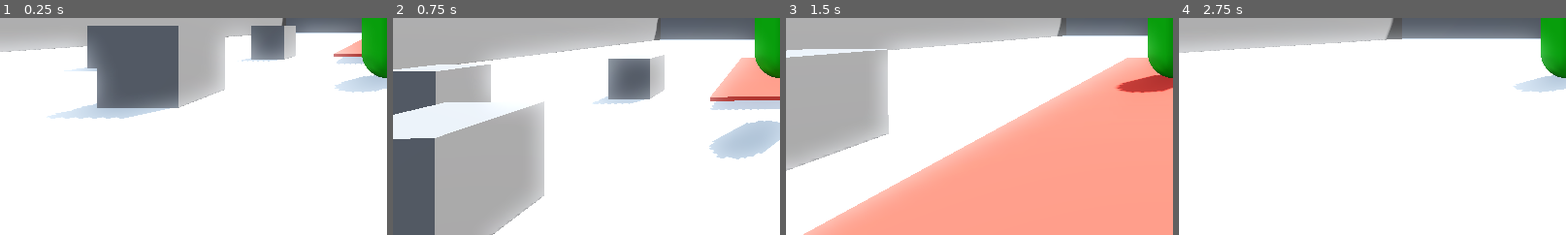
Above: before the commit, frames 1-4 (left to right).
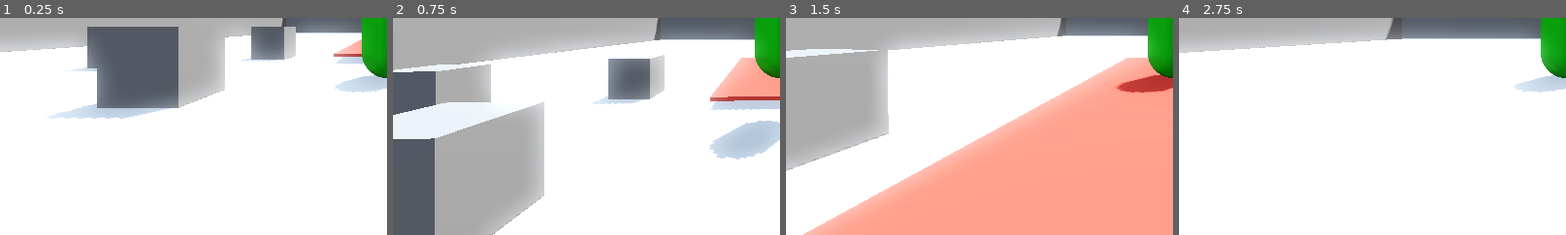
Above: after the commit, the same moments.

Repository: TylerPederson/effort
Game: Godot game, scene res://sandbox_level.tscn
The game is run twice, just before and just after one commit, with the same random seed, the same clock (stepped at 60 frames per second) and the same inputs. Sound files missing from this copy of the repository are replaced by a short silence.
Inputs (mouse positions are % of the whole screen's width and height, from its top left):
- Up to frame 1 (0.25 s): no input
- Up to frame 2 (0.75 s): tap Enter (ui_accept) at 0.5 s; move the mouse to (55, 50) at 0.52 s; hold Up (ui_up) from 0.53 s (still down); tap E (interact) at 0.6 s; click (55, 50) at 0.67 s
- Up to frame 3 (1.5 s): keep holding Up (ui_up); tap Enter (ui_accept) at 0.77 s; move the mouse to (45, 50) at 1.27 s; tap E (interact) at 1.35 s; click (45, 50) at 1.42 s
- Up to frame 4 (2.75 s): keep holding Up (ui_up); tap Enter (ui_accept) at 1.52 s; move the mouse to (52, 48) at 2.02 s; tap E (interact) at 2.1 s; click (52, 48) at 2.17 s
The pictures show only the part of the screen within x 0-50%, y 48-98%; the shares and areas given below are measured in that part.

The runs differ from the first frame. In frame 1, 0.2% of the frame differs, in the area x 22-77%, y 3-5%; in frame 2, 0.1%; in frame 3, less than 0.1%; in frame 4, nothing differs.

Commit message:
Drag/Drop and Context Menus
- Created "Interaction Controller" Scene attached to the player scene, all interaction code (e.g picking up items and playing pick up sound effects) is handled by this scene/script instead of the player script itself. Similar to how the inventory Controller handles inventory processes
- Added "Item Interact" Scene attached to items as a node to handle all processes when the item is picked up (e.g emitting a signal when the item is picked up)
- Implemented drag and drop system to move inventory items to other slots
- Implemented Context Menus when an inventory object is right-clicked
- Implemented structure for using/dropping items from the item context menu
- Added structure to implement double-click to items (using the first clickable option of the context menu: use, view, drop, etc.)
- Raycast now turns along with the camera for ease-of-access

TODO:
- Implement Dropping items back into the playable scene
- Implement using/viewing/equipping items
- Implement equipment/pocket slots
- block out inventory style based on game SRS/GDD

Diff:
--- /dev/null
+++ b/Inventory/Controllers/interaction_controller.gd
@@ -0,0 +1,94 @@
+extends Node
+
+@onready var raycast: RayCast3D = $"../RayCast3D"
+@onready var inventory_controller: Node = %"Inventory Controller/CanvasLayer/Inventory UI"
+
+var inv_open : bool = false
+
+signal invent_on_item_collected(item)
+
+func _ready() -> void:
+	invent_on_item_collected.connect(inventory_controller.pickup_item)
+
+func _physics_process(_delta: float) -> void:
+	try_taking_item()
+
+func _input(_event: InputEvent) -> void:
+	# Handle Inventory Opening/Closing
+	if Input.is_action_just_pressed("inventory"):
+		if not inv_open:
+			inventory_controller.visible = true
+			Input.set_mouse_mode(Input.MOUSE_MODE_VISIBLE)
+			# Here we would disable things that use the mouse, like looking around
+			# or interacting / attacking, would depending on ho the final Player camera is set up
+			inv_open = true
+		else:
+			inventory_controller.visible = false
+			Input.set_mouse_mode(Input.MOUSE_MODE_CAPTURED)
+			# Here we would re-enable whatever was disabled above
+			inv_open = false
+
+# Handles interaction using RayCast3D
+# Object must have "ItemInteract" to be an item that is interactable
+# "ItemInteract" holds item/action data
+func try_taking_item() -> void:
+	if !Input.is_action_just_pressed("interact"):
+		return
+	if !raycast.is_colliding():
+		print("not colliding!")
+		return
+	print("Raycast Collided!")
+
+	var obj = find_interaction_component(raycast.get_collider())
+
+	if obj == null:
+		print("This is not an item!")
+		return
+	print("object is an item!")
+
+	if !obj.has_method("interact"):
+		print("Item cannot be picked up!")
+		return
+	print(obj.name)
+	obj.item_collected.connect(_on_item_collected)
+	print("signal connected")
+	obj.interact()
+
+# Signal emmited when item is picked up
+func _on_item_collected(item: Node):
+	print("Collected Item: ", item)
+
+	var ic = find_interaction_component(item)
+	if not ic:
+		return
+
+	# Add item to player inventory
+	add_item_to_inventory(ic.item_data)
+	# play item pickup sound effect
+	play_sound_effect(ic.collect_sound_effect)
+	# delete item from 3D world
+	item.queue_free()
+
+# Handles adding Item to Inventory
+func add_item_to_inventory(Item_data: ItemData) -> void:
+	if Item_data != null:
+		invent_on_item_collected.emit(Item_data)
+		return
+
+	print("No item data found")
+
+# Handles playing the pickup sound affect of a given item
+func play_sound_effect(sound_effect: AudioStream) -> void:
+	if not sound_effect:
+		return
+
+	var audio_player := AudioStreamPlayer.new()
+	add_child(audio_player)
+	audio_player.stream = sound_effect
+
+	audio_player.finished.connect(audio_player.queue_free)
+	audio_player.play()
+
+# Handles finding the "ItemInteract" nodes of objects
+func find_interaction_component(object: Node) -> Node:
+	return object.get_node("ItemInteract")
--- /dev/null
+++ b/Inventory/Controllers/interaction_controller.tscn
@@ -0,0 +1,6 @@
+[gd_scene load_steps=2 format=3 uid="uid://5ajj6hvux3jy"]
+
+[ext_resource type="Script" uid="uid://dlawklgnhjs6a" path="res://Inventory/Controllers/interaction_controller.gd" id="1_v60n4"]
+
+[node name="InteractionController" type="Node"]
+script = ExtResource("1_v60n4")
--- /dev/null
+++ b/Inventory/Controllers/inventory_controller.gd
@@ -0,0 +1,123 @@
+extends Control
+class_name InventoryController
+
+# Inventory Variables
+@onready var inventory_grid: GridContainer = %GridContainer
+@onready var context_menu: PopupMenu = PopupMenu.new()
+
+var inventory_slot_prefab: PackedScene = load("res://Inventory/inventory_slot.tscn")
+
+var item_slot_count: int = 35
+var inventory_slots: Array[InventorySlot] = []
+var inventory_full: bool = false
+
+func _ready() -> void:
+	# add Inventory slots to the inventory grid and slorts array
+	for i in item_slot_count:
+		var slot = inventory_slot_prefab.instantiate() as InventorySlot
+		inventory_grid.add_child(slot)
+		slot.inventory_slot_id = i
+		slot.on_item_swapped.connect(_on_item_swapped_on_slot)
+		slot.on_item_double_clicked.connect(_on_item_double_clicked)
+		slot.on_item_right_clicked.connect(_on_item_right_clicked)
+		inventory_slots.append(slot)
+
+	add_child(context_menu)
+	context_menu.connect("id_pressed", Callable(self, "_on_context_menu_selected"))
+
+# Checks if there is an available slot for an item to go into
+func has_free_slot() -> bool:
+	for slot in inventory_slots:
+		if slot.slot_data == null:
+			return true
+	return false
+
+# Handles adding an item into the item slot and determining empty slots
+func pickup_item(item_data: ItemData) -> void:
+	for slot in inventory_slots:
+		if not slot.slot_filled:
+			slot.fill_slot(item_data)
+			inventory_full = not has_free_slot()
+			return
+	inventory_full = true
+
+func _on_item_swapped_on_slot(from_slot_id: int, to_slot_id:int) -> void:
+	var to_slot_item: ItemData = inventory_slots[to_slot_id].slot_data
+	var from_slot_item: ItemData = inventory_slots[from_slot_id].slot_data
+	inventory_slots[to_slot_id].fill_slot(from_slot_item)
+	inventory_slots[from_slot_id].fill_slot(to_slot_item)
+
+func _on_item_double_clicked(slot_id) -> void:
+	var slot: InventorySlot = inventory_slots[slot_id]
+	if not slot.slot_data:
+		return
+
+	match get_item_action_type(slot.slot_data):
+		ActionData.ActionType.CONSUMABLE:
+			return #use thing
+		ActionData.ActionType.EQUIPMENT:
+			return # equip thing
+		ActionData.ActionType.INSPECT:
+			return # inspect thing
+
+func _on_item_right_clicked(slot_id) -> void:
+	var slot: InventorySlot = inventory_slots[slot_id]
+	if not slot.slot_data:
+		return
+
+	context_menu.clear()
+	match get_item_action_type(slot.slot_data):
+		ActionData.ActionType.CONSUMABLE:
+			context_menu.add_item("Use", 0)
+			context_menu.add_item("Drop", 1)
+		ActionData.ActionType.EQUIPMENT:
+			context_menu.add_item("Equip", 0)
+			context_menu.add_item("Drop", 1)
+		ActionData.ActionType.INSPECT:
+			context_menu.add_item("View", 0)
+			context_menu.add_item("Drop", 1)
+
+	context_menu.set_meta("slot_id", slot_id)
+	var mouse_pos: Vector2 = get_viewport().get_mouse_position()
+	var rect: Rect2i = Rect2i(mouse_pos.floor(), Vector2i(1,1))
+	context_menu.popup(rect)
+
+
+func _on_context_menu_selected(id: int) -> void:
+	var slot_id = context_menu.get_meta("slot_id")
+	var slot: InventorySlot = inventory_slots[slot_id]
+
+	if not slot.slot_data:
+		return
+
+	match get_item_action_type(slot.slot_data):
+		ActionData.ActionType.CONSUMABLE:
+			match id:
+				0:
+					# use_collectable return
+					return
+				1:
+					# drop_collectable return
+					return
+		ActionData.ActionType.EQUIPMENT:
+			match id:
+				0:
+					# equip_collectable return
+					return
+				1:
+					# drop_collectable return
+					return
+		ActionData.ActionType.INSPECT:
+			match id:
+				0:
+					# view_collectable return
+					return
+				1:
+					# drop_collectable return
+					return
+
+func get_item_action_type(item_data: ItemData) -> ActionData.ActionType:
+	if item_data == null or item_data.item_prefab == null:
+		return ActionData.ActionType.INVALID
+
+	return item_data.action_data.action_type
--- a/Inventory/inventory_controller.tscn
+++ b/Inventory/Controllers/inventory_controller.tscn
@@ -1,6 +1,6 @@
 [gd_scene load_steps=3 format=3 uid="uid://cuonab4cx0tiy"]
 
-[ext_resource type="Script" uid="uid://beno7a8uf42k0" path="res://Inventory/inventory_controller.gd" id="1_r6q0g"]
+[ext_resource type="Script" uid="uid://beno7a8uf42k0" path="res://Inventory/Controllers/inventory_controller.gd" id="1_2clvf"]
 
 [sub_resource type="StyleBoxFlat" id="StyleBoxFlat_7spk5"]
 content_margin_left = 0.0
@@ -32,7 +32,7 @@
 anchor_bottom = 1.0
 grow_horizontal = 2
 grow_vertical = 2
-script = ExtResource("1_r6q0g")
+script = ExtResource("1_2clvf")
 
 [node name="Panel" type="Panel" parent="CanvasLayer/Inventory UI"]
 custom_minimum_size = Vector2(100, 100)
@@ -67,4 +67,4 @@
 layout_mode = 2
 size_flags_horizontal = 4
 size_flags_vertical = 4
-columns = 5
+columns = 7
--- a/Inventory/item_interact.gd
+++ b/Inventory/Controllers/item_interact.gd
@@ -5,6 +5,10 @@
 
 signal item_collected(item: Node)
 
+func _ready() -> void:
+	var scene_path = get_parent().scene_file_path
+	item_data.item_prefab = load(scene_path)
+
 # Called when item is interacted with
 func interact() -> void:
 	print("singal emitted")
--- /dev/null
+++ b/Inventory/Controllers/item_interact.tscn
@@ -0,0 +1,6 @@
+[gd_scene load_steps=2 format=3 uid="uid://vei5oj44pyjd"]
+
+[ext_resource type="Script" uid="uid://cqu2ni3xiygu3" path="res://Inventory/Controllers/item_interact.gd" id="1_q83so"]
+
+[node name="ItemInteract" type="Node"]
+script = ExtResource("1_q83so")
--- a/Inventory/Items/test_item.tscn
+++ b/Inventory/Items/test_item.tscn
@@ -1,6 +1,6 @@
 [gd_scene load_steps=10 format=3 uid="uid://wwkycn4pfa1g"]
 
-[ext_resource type="PackedScene" uid="uid://vei5oj44pyjd" path="res://Inventory/item_interact.tscn" id="1_skauc"]
+[ext_resource type="PackedScene" uid="uid://vei5oj44pyjd" path="res://Inventory/Controllers/item_interact.tscn" id="1_skauc"]
 [ext_resource type="Texture2D" uid="uid://v2qp0scpj4s8" path="res://Inventory/Items/Icons/TestItemIcon.png" id="2_d8khe"]
 [ext_resource type="Script" uid="uid://do0rwc71a384u" path="res://Inventory/Actions/consumable_action.gd" id="2_oum6m"]
 [ext_resource type="Script" uid="uid://du5u3pregm218" path="res://Inventory/item_data.gd" id="3_oum6m"]
@@ -23,7 +23,7 @@
 action_data = SubResource("Resource_d8khe")
 metadata/_custom_type_script = "uid://du5u3pregm218"
 
-[node name="TestItem" type="StaticBody3D"]
+[node name="TestItem" type="RigidBody3D"]
 
 [node name="MeshInstance3D" type="MeshInstance3D" parent="."]
 mesh = SubResource("BoxMesh_mmqn2")
--- a/Inventory/inventory_controller.gd
+++ /dev/null
@@ -1,36 +0,0 @@
-extends Control
-class_name InventoryController
-
-# Inventory Variables
-var inventory_slot_prefab: PackedScene = load("res://Inventory/inventory_slot.tscn")
-
-var item_slot_count: int = 20
-var inventory_slots: Array[InventorySlot] = []
-var inventory_full: bool = false
-
-@onready var inventory_grid: GridContainer = %GridContainer
-
-func _ready() -> void:
-	# add Inventory slots to the inventory grid and slorts array
-	for i in item_slot_count:
-		var slot = inventory_slot_prefab.instantiate() as InventorySlot
-		inventory_grid.add_child(slot)
-		# add slot ID
-		# Link drag/drop and use item
-		inventory_slots.append(slot)
-
-# Handles adding an item into the item slot and determining empty slots
-func pickup_item(item_data: ItemData) -> void:
-	for slot in inventory_slots:
-		if not slot.slot_filled:
-			slot.fill_slot(item_data)
-			inventory_full = not has_free_slot()
-			return
-	inventory_full = true
-
-# Checks if there is an available slot for an item to go into
-func has_free_slot() -> bool:
-	for slot in inventory_slots:
-		if slot.slot_data == null:
-			return true
-	return false
--- a/Inventory/inventory_slot.gd
+++ b/Inventory/inventory_slot.gd
@@ -2,8 +2,14 @@
 class_name InventorySlot
 
 @onready var icon_slot: TextureRect = $TextureRect
+
+var inventory_slot_id: int = -1
 var slot_filled: bool = false
 var slot_data: ItemData
+
+signal on_item_swapped(from_slot_id: int, to_slot_id:int)
+signal on_item_double_clicked(slot_id: int)
+signal on_item_right_clicked(slot_id: int)
 
 # Called when item is to be put into an item slot
 func fill_slot(item_data: ItemData) -> void:
@@ -15,3 +21,29 @@
 	else:
 		slot_filled = false
 		icon_slot.texture = null
+
+func _get_drag_data(_at_position: Vector2) -> Variant:
+	if slot_filled:
+		var preview: TextureRect = TextureRect.new()
+		preview.expand_mode = TextureRect.EXPAND_IGNORE_SIZE
+		preview.size = icon_slot.size
+		preview.pivot_offset = icon_slot.size / 2.0
+		preview.texture = icon_slot.texture
+		set_drag_preview(preview)
+		return inventory_slot_id
+	return null
+
+func _can_drop_data(_at_position: Vector2, data: Variant) -> bool:
+	return typeof(data) == TYPE_INT
+
+func _drop_data(_at_position: Vector2, data: Variant) -> void:
+	on_item_swapped.emit(data, inventory_slot_id)
+
+func _gui_input(event: InputEvent) -> void:
+	if not slot_filled:
+		return
+	if event is InputEventMouseButton:
+		if event.button_index == MOUSE_BUTTON_LEFT and event.double_click:
+			on_item_double_clicked.emit(inventory_slot_id)
+		elif event.button_index == MOUSE_BUTTON_RIGHT and event.pressed:
+			on_item_right_clicked.emit(inventory_slot_id)
--- a/Inventory/inventory_slot.tscn
+++ b/Inventory/inventory_slot.tscn
@@ -54,8 +54,8 @@
 
 [node name="Inventory Slot" type="Button"]
 custom_minimum_size = Vector2(66, 66)
-offset_right = 66.0
-offset_bottom = 65.0
+offset_right = 155.0
+offset_bottom = 33.0
 focus_mode = 0
 theme_override_styles/normal = SubResource("StyleBoxFlat_os4ky")
 theme_override_styles/pressed = SubResource("StyleBoxFlat_68pn2")
--- a/Inventory/item_interact.tscn
+++ /dev/null
@@ -1,6 +0,0 @@
-[gd_scene load_steps=2 format=3 uid="uid://vei5oj44pyjd"]
-
-[ext_resource type="Script" uid="uid://cqu2ni3xiygu3" path="res://Inventory/item_interact.gd" id="1_kkp0g"]
-
-[node name="ItemInteract" type="Node"]
-script = ExtResource("1_kkp0g")
--- a/player.gd
+++ b/player.gd
@@ -14,25 +14,14 @@
 
 @onready var horizontal_pivot: Node3D = $HorizontalPivot
 @onready var vertical_pivot: Node3D = $HorizontalPivot/VerticalPivot
-
-#Inventory variables and signals
-@onready var inventory_controller: Node = %"Inventory Controller/CanvasLayer/Inventory UI"
 @onready var raycast: RayCast3D = $RayCast3D
-
-var inv_open : bool = false
-
-signal invent_on_item_collected(item)
 
 # To properly move, the player camera needs the mouse to be captured
 func _ready() -> void:
 	Input.mouse_mode = Input.MOUSE_MODE_CAPTURED
 
-	invent_on_item_collected.connect(inventory_controller.pickup_item)
-
 func _physics_process(delta: float) -> void:
 	frame_camera_rotation()
-	# interaction function
-	try_taking_item()
 
 	# Add the gravity.
 	if not is_on_floor():
@@ -53,21 +42,6 @@
 
 	move_and_slide()
 
-func _input(_event: InputEvent) -> void:
-	# Handle Inventory Opening/Closing
-	if Input.is_action_just_pressed("inventory"):
-		if not inv_open:
-			inventory_controller.visible = true
-			Input.set_mouse_mode(Input.MOUSE_MODE_VISIBLE)
-			# Here we would disable things that use the mouse, like looking around
-			# or interacting / attacking, would depending on ho the final Player camera is set up
-			inv_open = true
-		else:
-			inventory_controller.visible = false
-			Input.set_mouse_mode(Input.MOUSE_MODE_CAPTURED)
-			# Here we would re-enable whatever was disabled above
-			inv_open = false
-
 func _unhandled_input(event: InputEvent) -> void:
 	if Input.mouse_mode == Input.MOUSE_MODE_CAPTURED:
 		if event is InputEventMouseMotion:
@@ -78,71 +52,6 @@
 			Input.mouse_mode = Input.MOUSE_MODE_VISIBLE
 		else:
 			Input.mouse_mode = Input.MOUSE_MODE_CAPTURED
-
-# Handles interaction using RayCast3D
-# Object must have "ItemInteract" to be an item that is interactable
-# "ItemInteract" holds item/action data
-func try_taking_item() -> void:
-	if !Input.is_action_just_pressed("interact"):
-		return
-	if !raycast.is_colliding():
-		print("not colliding!")
-		return
-	print("Raycast Collided!")
-
-	var obj = find_interaction_component(raycast.get_collider())
-
-	if obj == null:
-		print("This is not an item!")
-		return
-	print("object is an item!")
-
-	if !obj.has_method("interact"):
-		print("Item cannot be picked up!")
-		return
-	print(obj.name)
-	obj.item_collected.connect(_on_item_collected)
-	print("signal connected")
-	obj.interact()
-
-# Handles finding the "ItemInteract" nodes of objects
-func find_interaction_component(object: Node) -> Node:
-	return object.get_node("ItemInteract")
-
-# Signal emmited when item is picked up
-func _on_item_collected(item: Node):
-	print("Collected Item: ", item)
-
-	var ic = find_interaction_component(item)
-	if not ic:
-		return
-
-	# Add item to player inventory
-	add_item_to_inventory(ic.item_data)
-	# play item pickup sound effect
-	play_sound_effect(ic.collect_sound_effect)
-	# delete item from 3D world
-	item.queue_free()
-
-# Handles playing the pickup sound affect of a given item
-func play_sound_effect(sound_effect: AudioStream) -> void:
-	if not sound_effect:
-		return
-
-	var audio_player := AudioStreamPlayer.new()
-	add_child(audio_player)
-	audio_player.stream = sound_effect
-
-	audio_player.finished.connect(audio_player.queue_free)
-	audio_player.play()
-
-# Handles adding Item to Inventory
-func add_item_to_inventory(Item_data: ItemData) -> void:
-	if Item_data != null:
-		invent_on_item_collected.emit(Item_data)
-		return
-
-	print("No item data found")
 
 # Calculates the desired movement direction based on input direction and which way the player is facing
 func get_movement_direction() -> Vector3:
@@ -158,6 +67,7 @@
 func frame_camera_rotation() -> void:
 	horizontal_pivot.rotate_y(_look.x)
 	vertical_pivot.rotate_x(_look.y)
+	raycast.rotate_y(_look.x)
 
 	# Prevent vertical look direction from looking up or down too much
 	vertical_pivot.rotation.x = clampf(
--- a/player.tscn
+++ b/player.tscn
@@ -1,7 +1,8 @@
-[gd_scene load_steps=7 format=3 uid="uid://703h7fkmxdhp"]
+[gd_scene load_steps=8 format=3 uid="uid://703h7fkmxdhp"]
 
 [ext_resource type="Script" uid="uid://8kckw4tfcpn5" path="res://player.gd" id="1_4flbx"]
-[ext_resource type="PackedScene" uid="uid://cuonab4cx0tiy" path="res://Inventory/inventory_controller.tscn" id="2_onrkg"]
+[ext_resource type="PackedScene" uid="uid://cuonab4cx0tiy" path="res://Inventory/Controllers/inventory_controller.tscn" id="2_onrkg"]
+[ext_resource type="PackedScene" uid="uid://5ajj6hvux3jy" path="res://Inventory/Controllers/interaction_controller.tscn" id="3_i3pqv"]
 
 [sub_resource type="CapsuleMesh" id="CapsuleMesh_ram5n"]
 
@@ -37,6 +38,8 @@
 [node name="Inventory Controller" parent="." instance=ExtResource("2_onrkg")]
 unique_name_in_owner = true
 
+[node name="InteractionController" parent="." instance=ExtResource("3_i3pqv")]
+
 [node name="RayCast3D" type="RayCast3D" parent="."]
-transform = Transform3D(1, 0, 0, 0, 0.005550176, -0.9999849, 0, 0.9999849, 0.005550176, 0, -0.63206935, 0)
-target_position = Vector3(0, -2, 0)
+transform = Transform3D(1, 0, 0, 0, -4.371139e-08, -1, 0, 1, -4.371139e-08, 0, -0.67341006, 0)
+target_position = Vector3(0, -3, 0)
Not shown, added: Inventory/Controllers/interaction_controller.gd.uid
Renamed: Inventory/inventory_controller.gd.uid -> Inventory/Controllers/inventory_controller.gd.uid
Renamed: Inventory/item_interact.gd.uid -> Inventory/Controllers/item_interact.gd.uid
